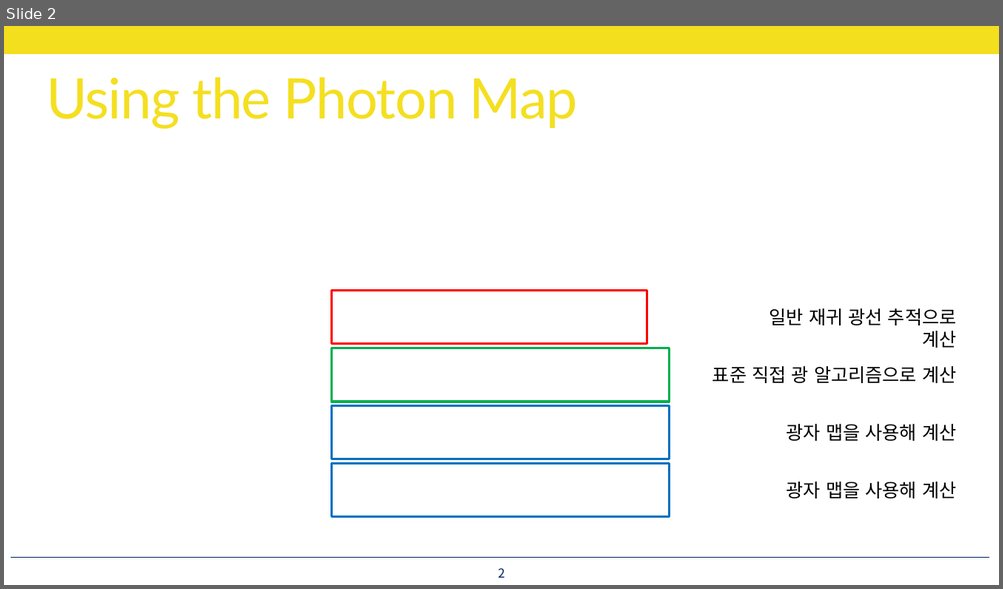
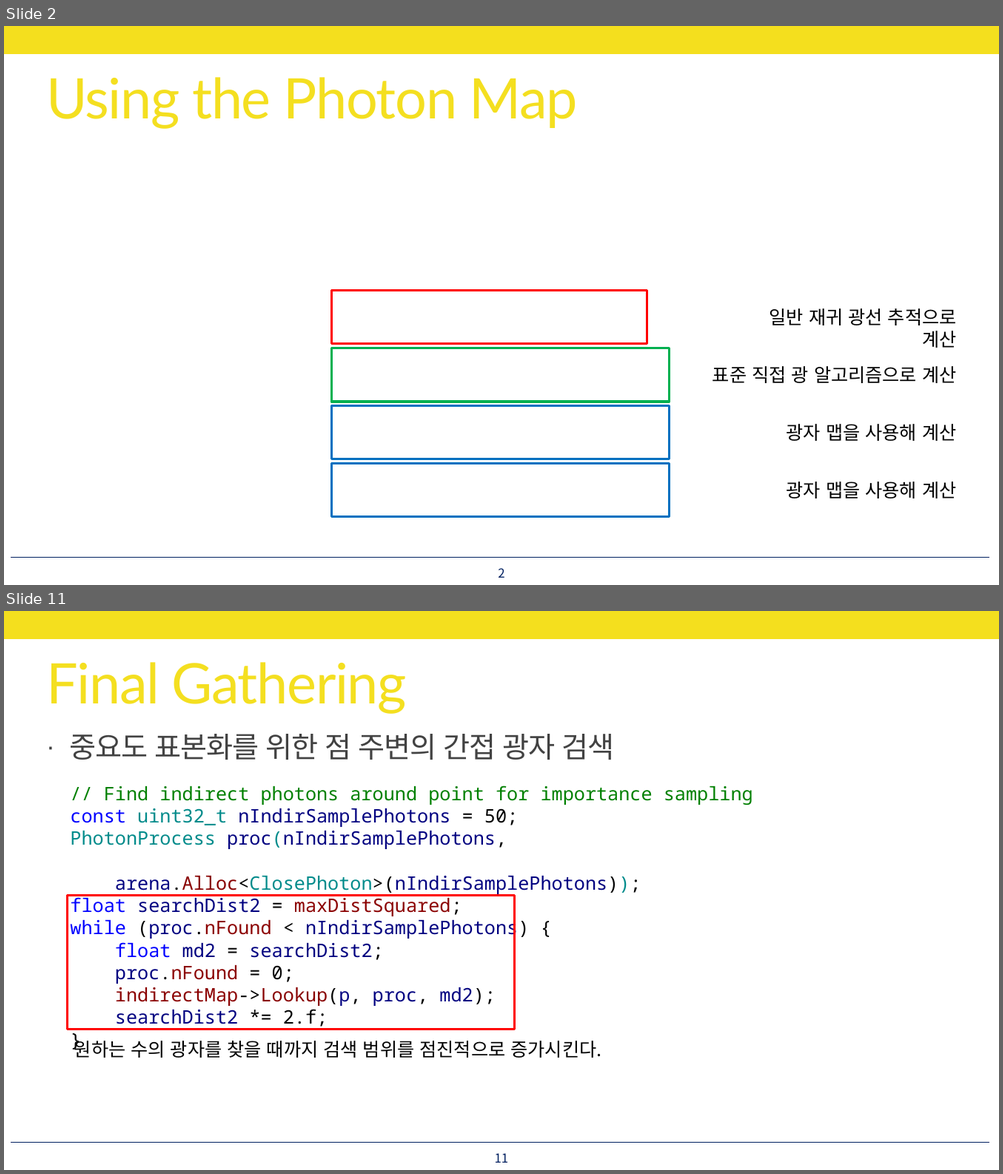
Before and after one commit to utilForever/PBRStudy, a slide deck: Physically Based Rendering - Chapter 15, Part 6.pptx. Shown one above the other, each under a label of ours: slide 2 before the commit, slides 2 and 11 after it; the slides between them are not shown. The pictures are 1003x589 and 1003x1174 pixels, drawn with LibreOffice and Linux fonts; fonts in the diff are those of the drawing; grey boxes stand for pictures. Boxes give left, top, right and bottom in pixels: in the first picture for what was removed or moved away, otherwise in the second. Text is boxed around its words. In the diff, an @@ line names an element or a change of style, - is before the commit and + after.

```diff
--- a/Physically Based Rendering - Chapter 15, Part 6.pptx
+++ b/Physically Based Rendering - Chapter 15, Part 6.pptx
@@ slide 11 added at bbox=[4, 611, 999, 1170], background #FFFFFF; not listed: 2 template elements that a slide beside it also shows @@
@@ title added at bbox=[46, 662, 407, 714], 54 pt, text #F4DF1E @@
+Final Gathering
@@ text added at bbox=[70, 734, 614, 760], 28 pt, text #404040 @@
+· 중요도 표본화를 위한 점 주변의 간접 광자 검색
@@ text added at bbox=[70, 786, 753, 1029], 18 pt, text #000080 @@
+// Find indirect photons around point for importance sampling
+const uint32_t nIndirSamplePhotons = 50;
+PhotonProcess proc(nIndirSamplePhotons,
+arena.Alloc<ClosePhoton>(nIndirSamplePhotons));
+float searchDist2 = maxDistSquared;
+while (proc.nFound < nIndirSamplePhotons) {
+float md2 = searchDist2;
+proc.nFound = 0;
+indirectMap->Lookup(p, proc, md2);
+searchDist2 *= 2.f;
+}
@@ rectangle added at bbox=[68, 895, 515, 1030], outline #FF0000 2.25 pt @@
@@ text added at bbox=[74, 1037, 602, 1058], 18 pt, text #000000 @@
+원하는 수의 광자를 찾을 때까지 검색 범위를 점진적으로 증가시킨다.
@@ page number added at bbox=[495, 1153, 509, 1163], 12 pt, text #002060 @@
+11
```
Also in this commit, not shown: 27 other slides added.
